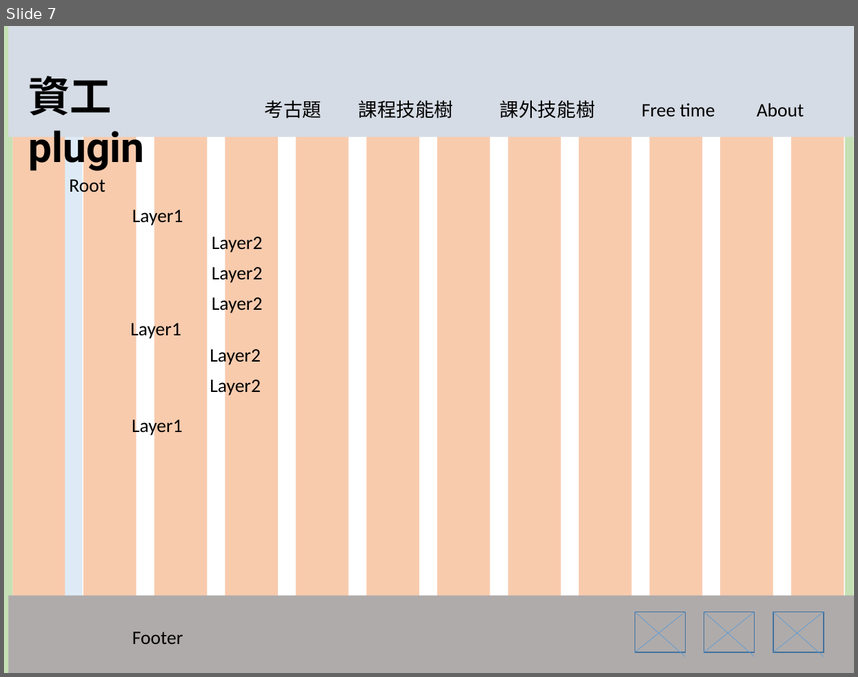
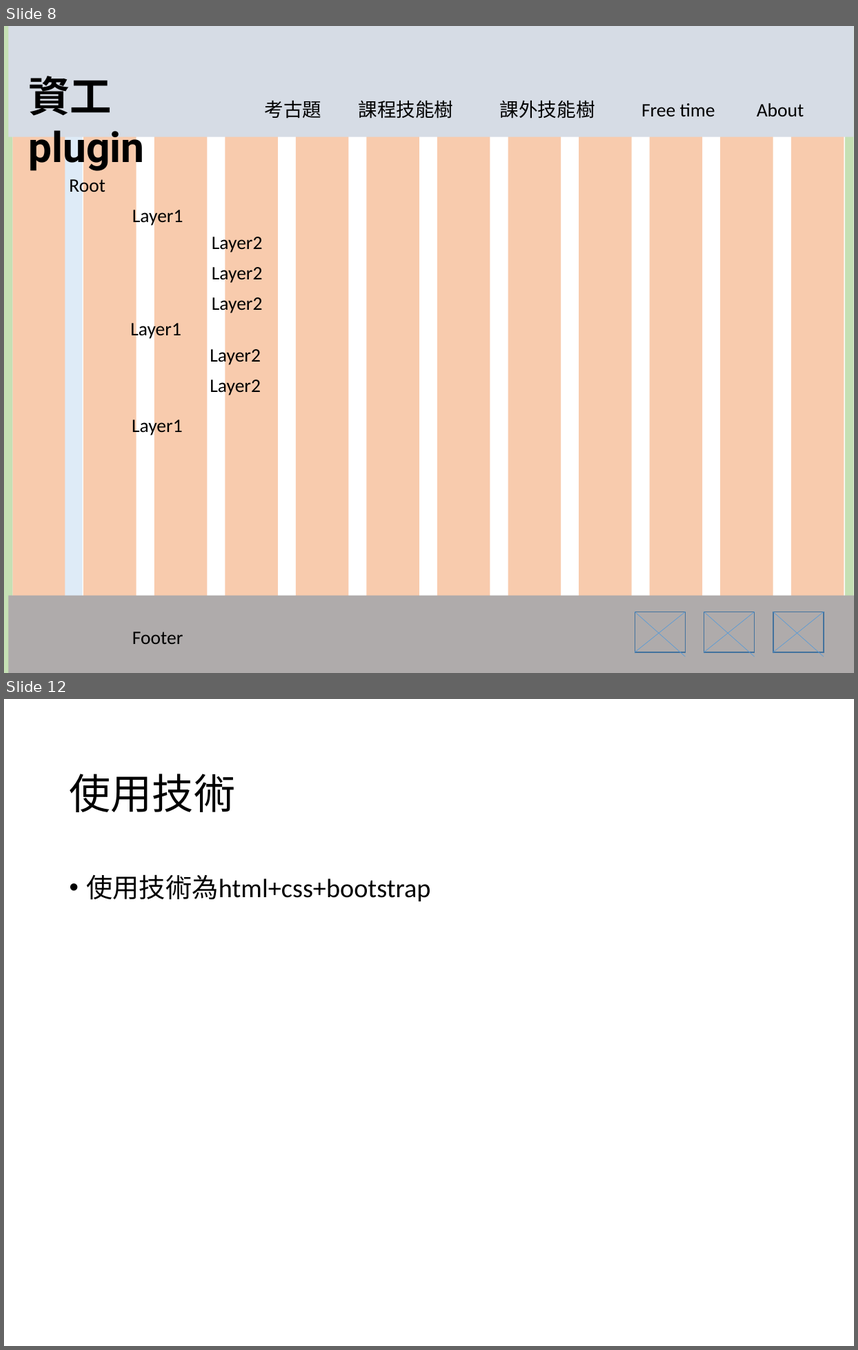
Before and after one commit to sean60706/web_teamwork, a slide deck: 線框圖/框線圖_考古題+技能樹.pptx. Shown one above the other, each under a label of ours: slide 7 before the commit, slides 8 and 12 after it; the slides between them are not shown. The pictures are 858x677 and 858x1350 pixels, drawn with LibreOffice and Linux fonts; fonts in the diff are those of the drawing. Boxes give left, top, right and bottom in pixels: in the first picture for what was removed or moved away, otherwise in the second. Text is boxed around its words. In the diff, an @@ line names an element or a change of style, - is before the commit and + after.

```diff
--- a/線框圖/框線圖_考古題+技能樹.pptx
+++ b/線框圖/框線圖_考古題+技能樹.pptx
@@ slide 12 added at (4, 699, 854, 1346), background #FFFFFF @@
@@ title added at (70, 774, 236, 812), 43.8 pt, text #000000 @@
+使用技術
@@ text added at (86, 874, 430, 902), 27.9 pt, text #000000 @@
+• 使用技術為html+css+bootstrap
@@ what was slide 7 is now slide 8 @@
```
Also in this commit, not shown: 2 slides changed, 4 other slides added.
